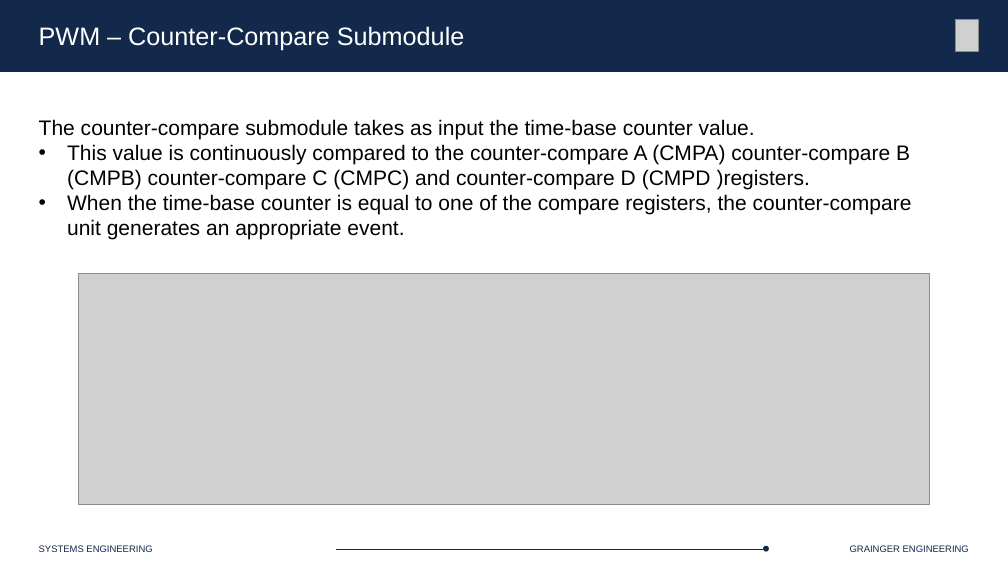
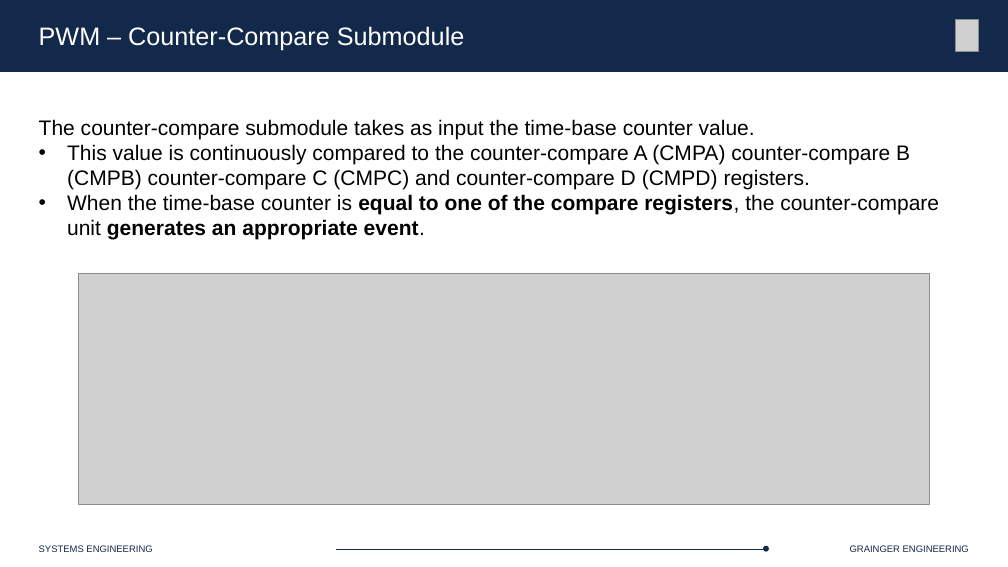
Before and after one commit to Marius-Juston/SE-423---Class-Material, a slide deck: slide 58 of Lectures/Slides/L6.pptx. Drawn at 1008x567 pixels with LibreOffice and Linux fonts; fonts in the diff are those of the drawing; grey boxes stand for pictures. Boxes give left, top, right and bottom in pixels: in the first picture for what was removed or moved away, otherwise in the second. Text is boxed around its words. In the diff, an @@ line names an element or a change of style, - is before the commit and + after.

```diff
--- a/Lectures/Slides/L6.pptx
+++ b/Lectures/Slides/L6.pptx
@@ text at (x1=67, y1=144, x2=910, y2=189): spaces changed @@
-• This value is continuously compared to the counter-compare A (CMPA) counter-compare B (CMPB) counter-compare C (CMPC) and counter-compare D (CMPD )registers.
+• This value is continuously compared to the counter-compare A (CMPA) counter-compare B (CMPB) counter-compare C (CMPC) and counter-compare D (CMPD) registers.
@@ text at (x1=67, y1=194, x2=939, y2=240): bold on in "equal to one of the compare registers, ..." @@
```
Also in this commit, not shown: 2 other slides changed, 5 slides added.
